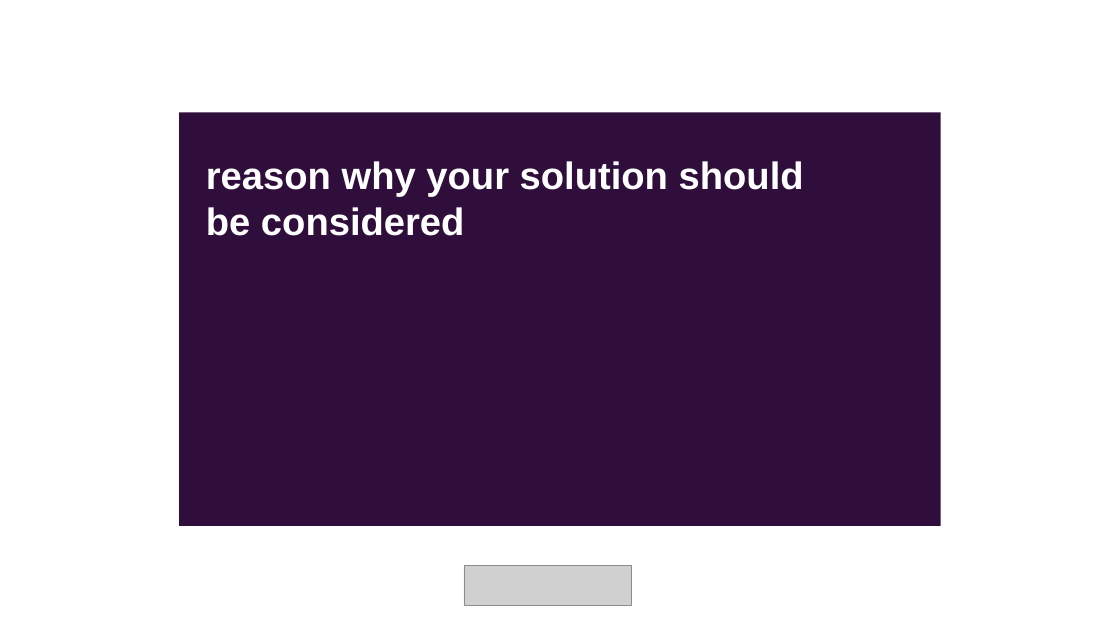
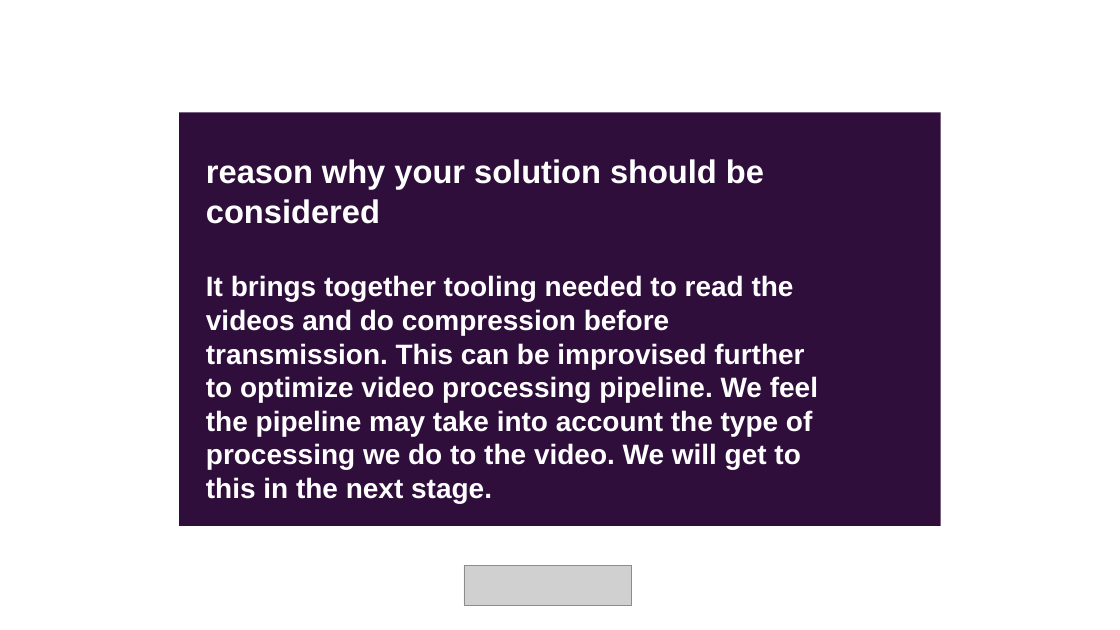
Before and after one commit to nav064/video-compression, a slide deck: slide 6 of Explanation.pptx. Drawn at 1120x630 pixels with LibreOffice and Linux fonts; fonts in the diff are those of the drawing; grey boxes stand for pictures. Boxes give left, top, right and bottom in pixels: in the first picture for what was removed or moved away, otherwise in the second. Text is boxed around its words. In the diff, an @@ line names an element or a change of style, - is before the commit and + after.

```diff
--- a/Explanation.pptx
+++ b/Explanation.pptx
@@ text at bbox=[206, 159, 764, 224]: size 32.7 to 28 pt in "reason why your solution should be considered" @@
@@ text at bbox=[206, 275, 818, 503]: paragraph added @@
+It brings together tooling needed to read the videos and do compression before transmission. This can be improvised further to optimize video processing pipeline. We feel the pipeline may take into account the type of processing we do to the video. We will get to this in the next stage.
```
Also in this commit, not shown: 2 other slides changed.
